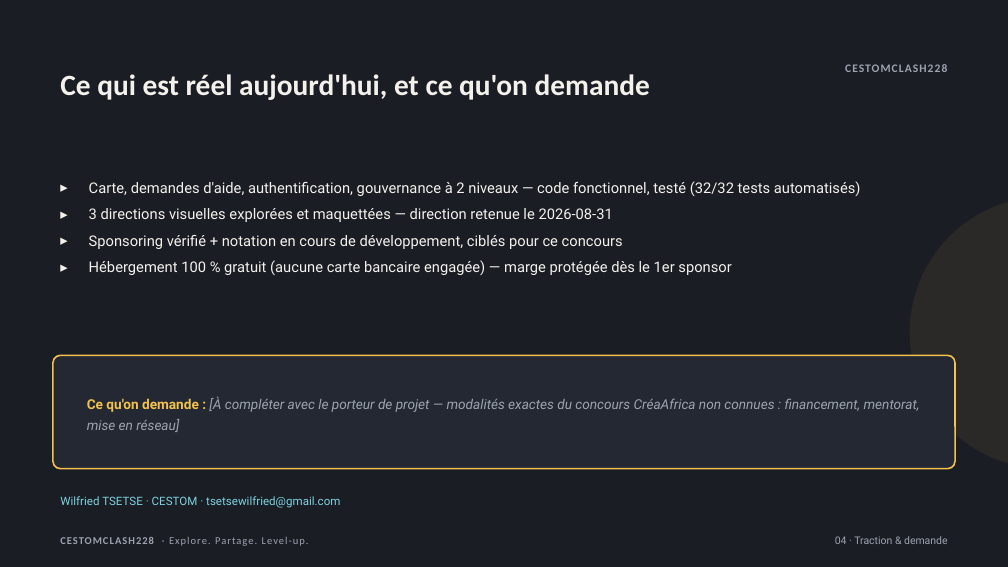
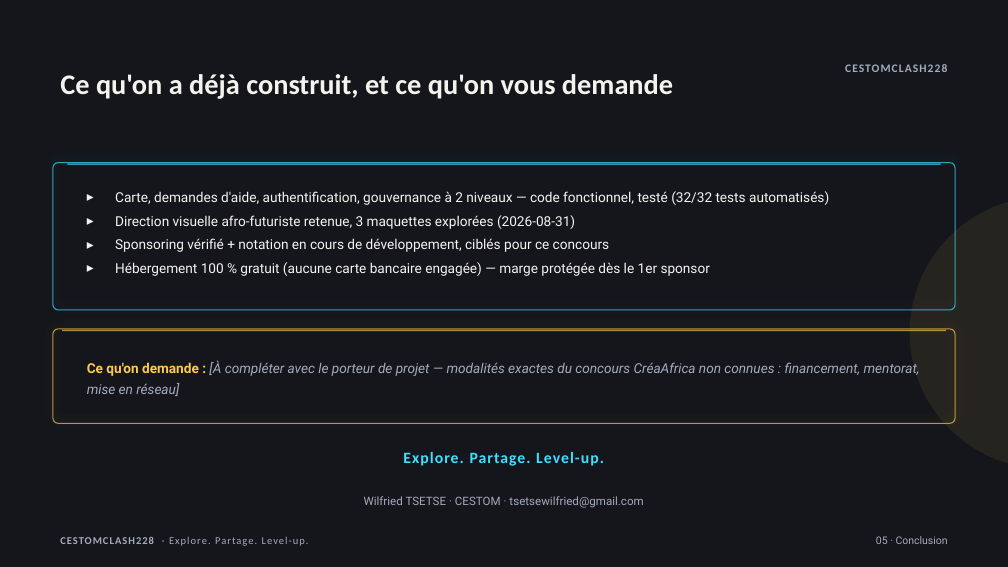
Before and after one commit to wekt2k04/cestomclash228, a slide deck: slide 5 of pitch/CestomClash228-Pitch.pptx (slide 4 before the commit). Drawn at 1008x567 pixels with LibreOffice and Linux fonts; fonts in the diff are those of the drawing. Boxes give left, top, right and bottom in pixels: in the first picture for what was removed or moved away, otherwise in the second. Text is boxed around its words. In the diff, an @@ line names an element or a change of style, - is before the commit and + after.

```diff
--- a/pitch/CestomClash228-Pitch.pptx
+++ b/pitch/CestomClash228-Pitch.pptx
@@ background #1A1D24 to #14161C @@
@@ text at [60,74,673,99]: text changed; size 28 to 27 pt; text colour #F4F1EC to #F5F3EE @@
-Ce qui est réel aujourd'hui, et ce qu'on demande
+Ce qu'on a déjà construit, et ce qu'on vous demande
@@ rounded rectangle added at [53,163,955,310], outline #3FE0FF 1 pt @@
@@ rectangle added at [67,163,941,165], fill #3FE0FF at 65% opacity @@
@@ text "Carte, demandes d'aide, authentification, gouvernance ...": place and size @@
-text "Carte, demandes d'aide, authentification, gouvernance ..." at [89,181,861,275]
+text "Carte, demandes d'aide, authentification, gouvernance ..." at [115,191,829,276]
@@ text at [115,191,829,276]: size 14 to 13 pt, text colour #F4F1EC to #F5F3EE in "Carte, demandes d'aide, authentification, gouvernance à 2 ...", "Sponsoring vérifié + notation en cours de ...", "Hébergement 100 % gratuit (aucune carte bancaire ..."; line spacing 1.5 to 1.45 @@
@@ ellipse at [910,197,1008,469]: fill #F2C14E at 8% opacity to #FFC94D at 8% opacity @@
@@ text at [115,215,575,229]: text changed; size 14 to 13 pt; text colour #F4F1EC to #F5F3EE @@
-▸ 3 directions visuelles explorées et maquettées — direction retenue le 2026-08-31
+▸ Direction visuelle afro-futuriste retenue, 3 maquettes explorées (2026-08-31)
@@ rounded rectangle: place and size @@
-rounded rectangle at [53,355,955,469]
+rounded rectangle at [53,329,955,423]
@@ rounded rectangle at [53,329,955,423]: fill #242832 to none; outline #F2C14E 1.5 pt to #FFC94D 1 pt; shadow on; proportions changed @@
@@ text "Ce qu'on demande : [À ...": place and size @@
-text "Ce qu'on demande : [À ..." at [87,397,920,432]
+text "Ce qu'on demande : [À ..." at [87,360,920,396]
@@ text "Ce qu'on demande : [À ..." at [87,360,920,396]: text colour #F2C14E to #FFC94D in "Ce qu'on demande :"; text colour #9CA3AF to #A3ABBD in "[À compléter avec le porteur de projet ..." @@
@@ rectangle added at [62,330,946,331], fill #FFC94D at 65% opacity @@
@@ text added at [403,452,604,466], 15 pt, text #3FE0FF, bold @@
+Explore. Partage. Level-up.
@@ text "Wilfried TSETSE · CESTOM · ..." at [364,496,643,508]: text colour #7DD3E0 to #A3ABBD; alignment left to centre @@
@@ text at [876,536,948,544]: text changed; text colour #9CA3AF to #A3ABBD @@
-04 · Traction & demande
+05 · Conclusion
```
Also in this commit, not shown: 3 other slides changed, 1 slide added, 4 other files.
